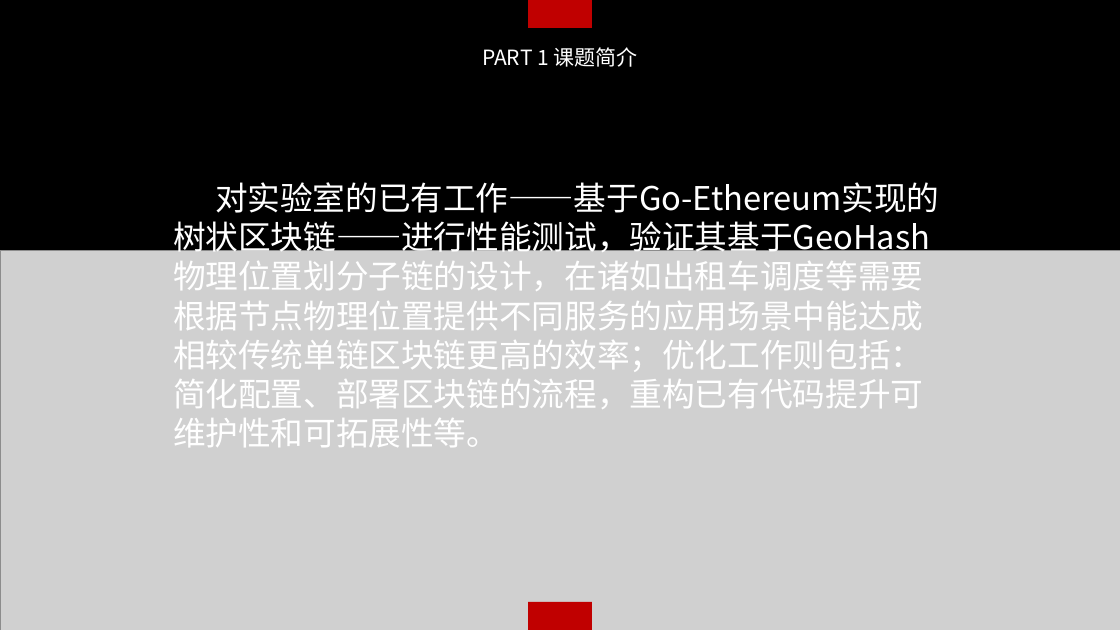
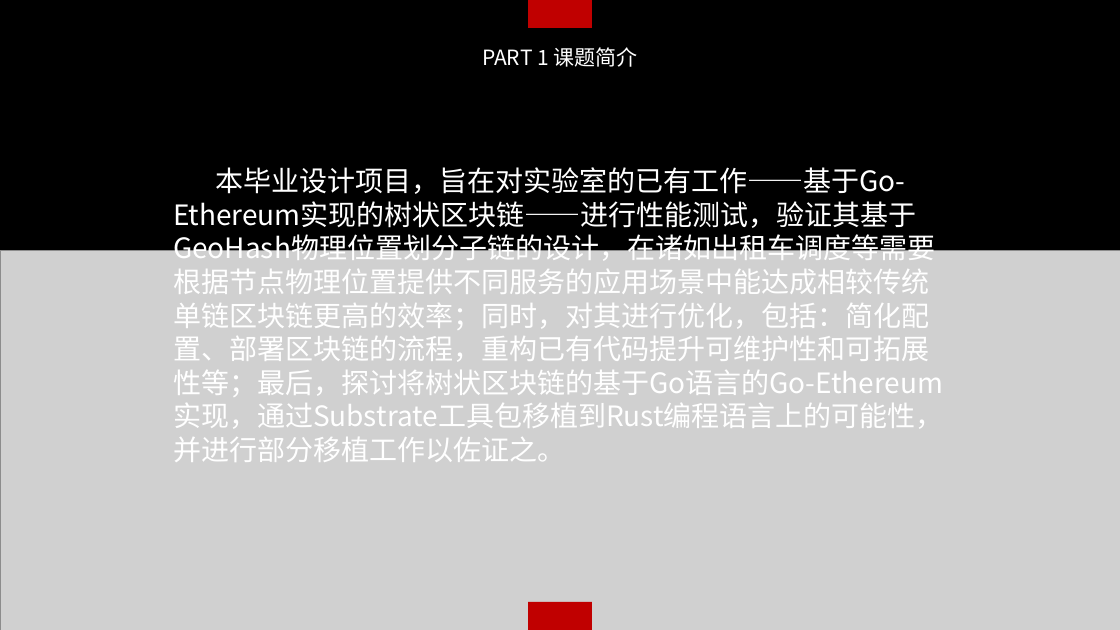
Before and after one commit to Endericedragon/MyGraduationDesign, a slide deck: slide 4 of MidReport/中期汇报.pptx. Drawn at 1120x630 pixels with LibreOffice and Linux fonts; fonts in the diff are those of the drawing; grey boxes stand for pictures. Boxes give left, top, right and bottom in pixels: in the first picture for what was removed or moved away, otherwise in the second. Text is boxed around its words. In the diff, an @@ line names an element or a change of style, - is before the commit and + after.

```diff
--- a/MidReport/中期汇报.pptx
+++ b/MidReport/中期汇报.pptx
@@ text at [173, 167, 944, 462]: text changed; size 28 to 24 pt @@
-对实验室的已有工作——基于Go-Ethereum实现的树状区块链——进行性能测试，验证其基于GeoHash物理位置划分子链的设计，在诸如出租车调度等需要根据节点物理位置提供不同服务的应用场景中能达成相较传统单链区块链更高的效率；优化工作则包括：简化配置、部署区块链的流程，重构已有代码提升可维护性和可拓展性等。
+本毕业设计项目，旨在对实验室的已有工作——基于Go-Ethereum实现的树状区块链——进行性能测试，验证其基于GeoHash物理位置划分子链的设计，在诸如出租车调度等需要根据节点物理位置提供不同服务的应用场景中能达成相较传统单链区块链更高的效率；同时，对其进行优化，包括：简化配置、部署区块链的流程，重构已有代码提升可维护性和可拓展性等；最后，探讨将树状区块链的基于Go语言的Go-Ethereum实现，通过Substrate工具包移植到Rust编程语言上的可能性，并进行部分移植工作以佐证之。
```
Also in this commit, not shown: 2 other slides changed, 1 slide added, 1 slide removed, 3 other files.
